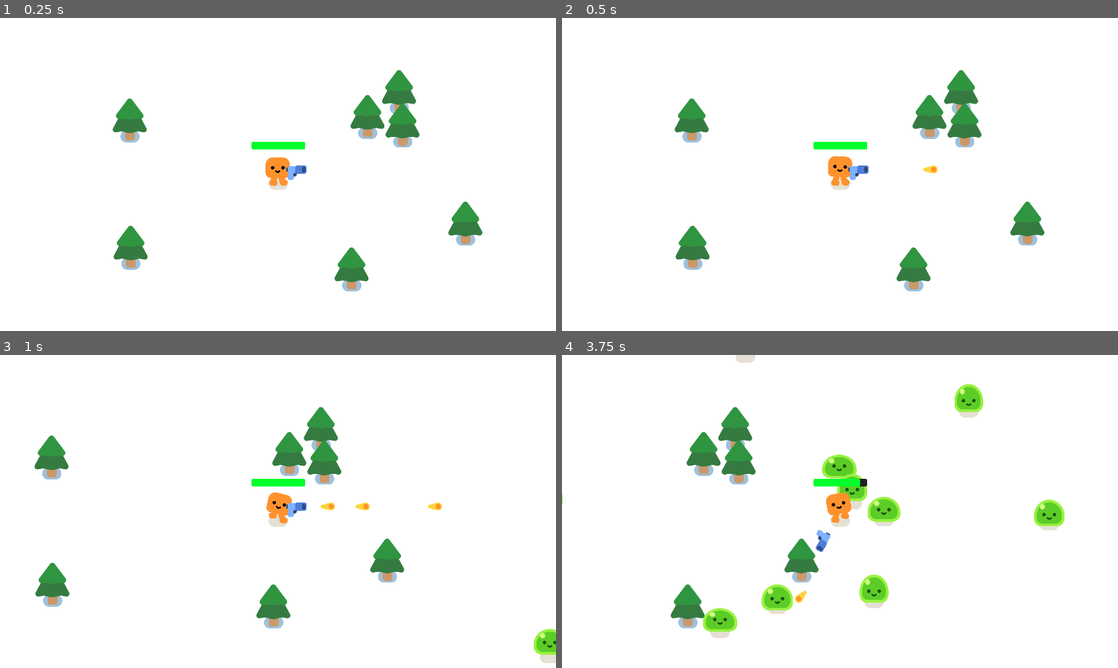
Above: before the commit, frames 1-4 (two rows, left to right).
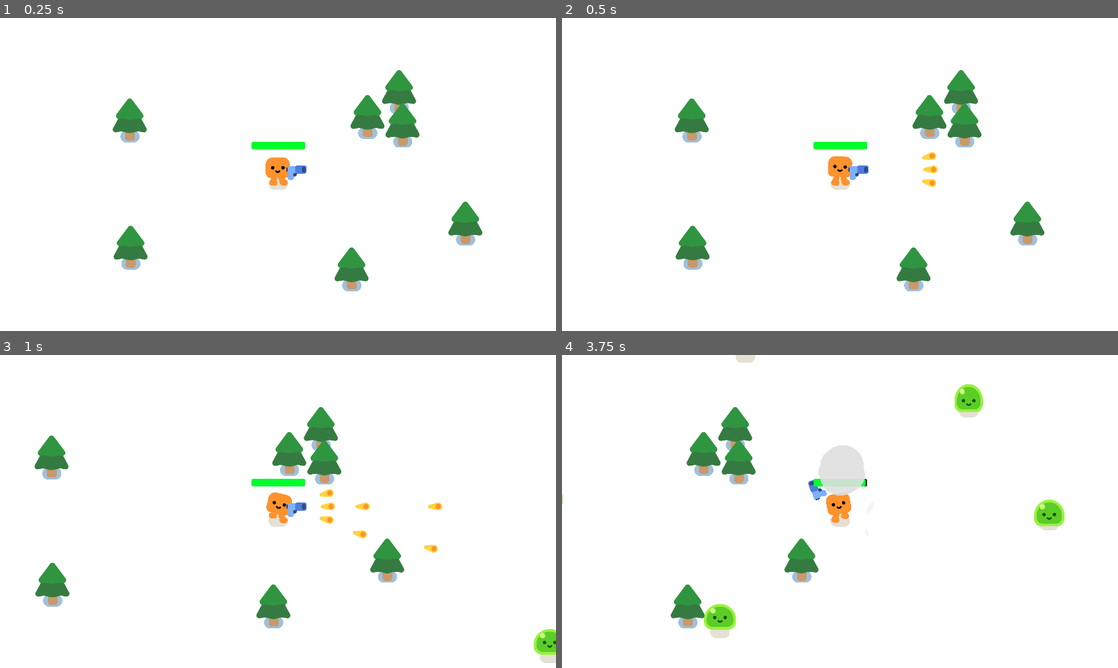
Above: after the commit, the same moments.

Repository: KentV12/2d-project-start
Game: Godot game, scene res://survivors_game.tscn
Two runs of this game, one before a commit and one after it. Both use one fixed random seed, a clock stepped at 60 frames per second and the inputs below.
Inputs:
- Up to frame 1 (0.25 s): no input
- Up to frame 2 (0.5 s): no input
- Up to frame 3 (1 s): tap Enter at 0.5 s; hold D (move_right) from 0.53 s (still down)
- Up to frame 4 (3.75 s): release D (move_right) at 1.28 s; hold S (move_down) 1.28-2.03 s; hold D (move_right) 2.03-2.78 s; hold W (move_up) 2.78-3.53 s; hold A (move_left) from 3.53 s (still down)

Frame 1 is identical in both runs. In frame 2, 0.1% of the frame differs, in the area x 64-68%, y 42-54%; in frame 3, 0.2%; in frame 4, 3.1%, in the area x 25-61%, y 28-89%.

Commit message:
Update gun.gd
added 3x bullet cone spray

Diff:
--- a/gun.gd
+++ b/gun.gd
@@ -9,10 +9,11 @@
 
 func shoot():
 	const BULLET = preload("res://bullet.tscn") # load a bullet scene
-	var new_bullet = BULLET.instantiate()
-	new_bullet.global_position = %ShootingPoint.global_position
-	new_bullet.global_rotation = %ShootingPoint.global_rotation
-	%ShootingPoint.add_child(new_bullet)
+	for angle in [-0.2, 0, 0.2]:
+		var new_bullet = BULLET.instantiate()
+		new_bullet.global_position = %ShootingPoint.global_position
+		new_bullet.global_rotation = %ShootingPoint.global_rotation	+ angle
+		%ShootingPoint.add_child(new_bullet)
 
 func _on_timer_timeout():
 	shoot()
